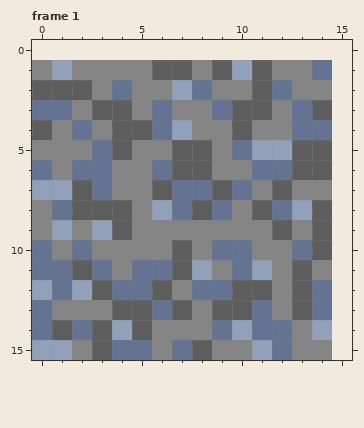
Two versions of one pixel-art file, aseprite/bg_tile_rock.aseprite. This is how it looked before the edit.
15x15 pixels, 15 frames. Shown: frame 1. The old version is drawn lined up with the new one, on the new canvas. The commit also changed other frames, which this record leaves out.
And afterwards:
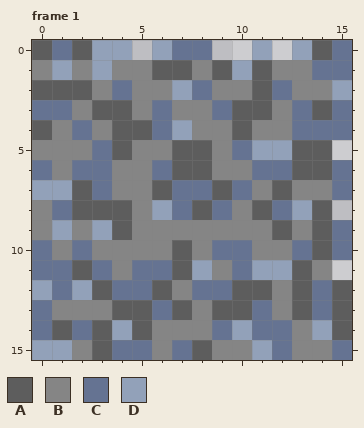
Palette (. is transparent): A #5d5d5d  B #858585  C #657392  D #92a1b9
The edit:
canvas 15x15 -> 16x16, the old top-left corner now at 0,1
Changed rows in their new state; - is an unchanged pixel.
Frame 1:
first column x 0:
 0 ACADD-DCC--D-DAC
 1 ---D-----------C
 2 ---------------D
 3 ---------------C
 4 ---------------C
 6 ---------------C
 7 ---------------C
 9 ---------------C
10 ---------------C
11 ------------D---
12 ---------------A
13 ---------------A
14 ---------------A
15 ---------------C
Boxes around the changes in both pictures, in picture pixels (x1, y1, x2, y2):
changed: (32, 40, 352, 360)
